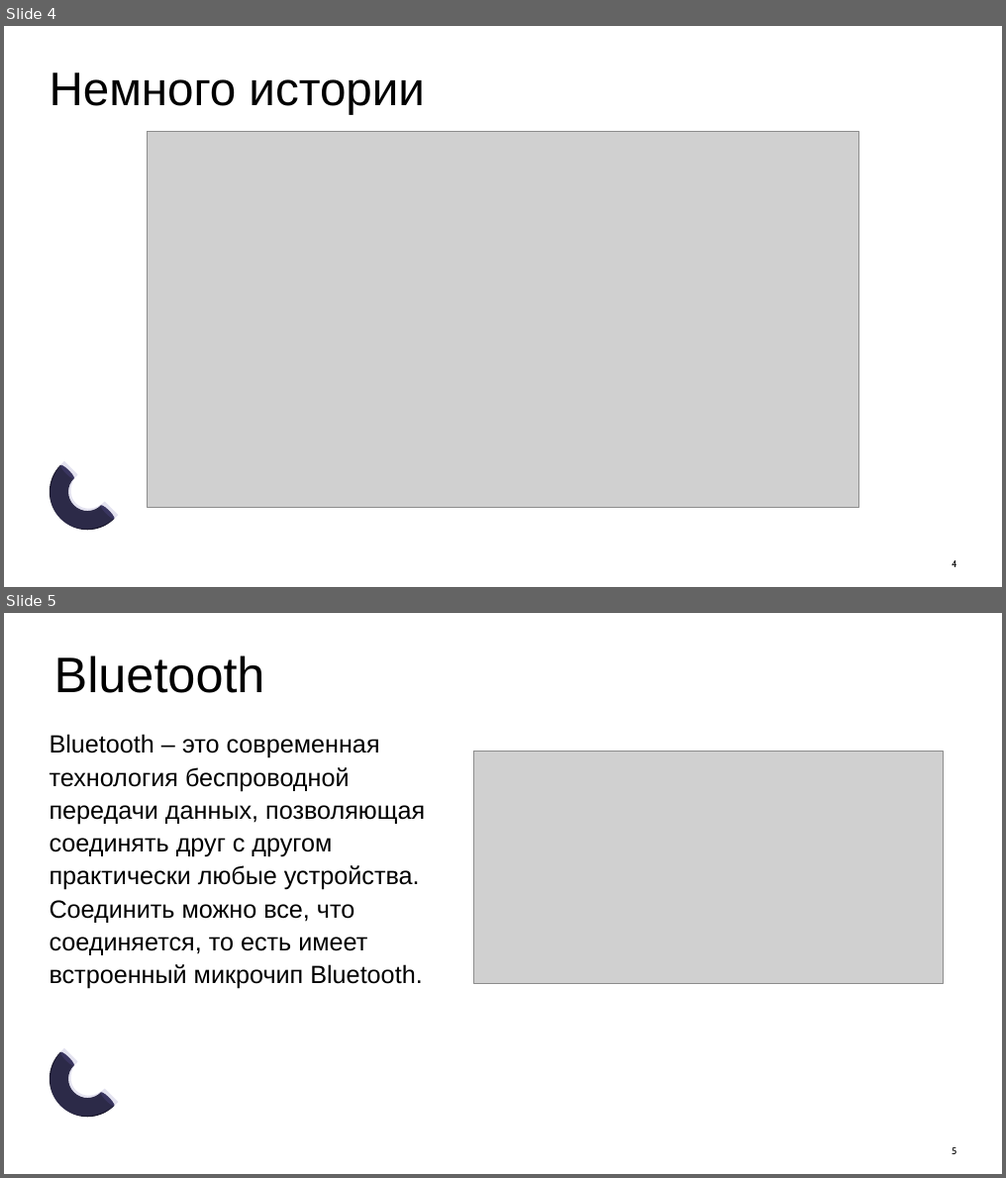
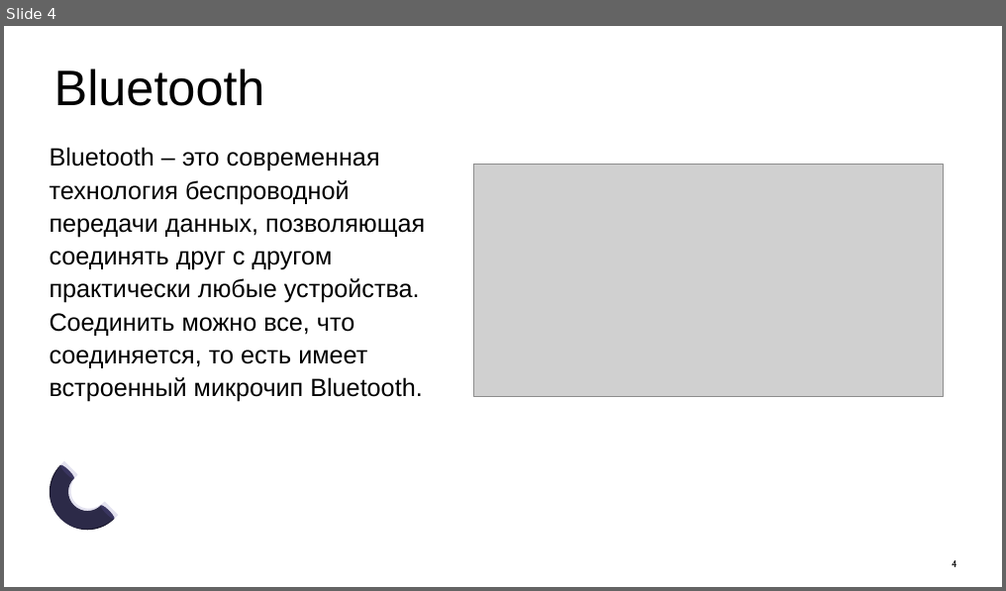
Before and after one commit to Ivanio1/itmo-3course, a slide deck: Семестр 5/АК/lab1/Атака «ручкой» или как KNOB-атака способна взломать Bluetooth и украсть ваши данные..pptx. Shown one above the other, each under a label of ours: slides 4 and 5 before the commit, slide 4 after it. The pictures are 1006x1178 and 1006x591 pixels, drawn with LibreOffice and Linux fonts; fonts in the diff are those of the drawing; grey boxes stand for pictures. Boxes give left, top, right and bottom in pixels: in the first picture for what was removed or moved away, otherwise in the second. Text is boxed around its words. In the diff, an @@ line names an element or a change of style, - is before the commit and + after.

```diff
--- a/Семестр 5/АК/lab1/Атака «ручкой» или как KNOB-атака способна взломать Bluetooth и украсть ваши данные..pptx
+++ b/Семестр 5/АК/lab1/Атака «ручкой» или как KNOB-атака способна взломать Bluetooth и украсть ваши данные..pptx
@@ slide 4 removed at [4, 26, 1002, 587], background #FFFFFF; not listed: 4 template elements that a slide beside it also shows @@
@@ title removed at [50, 73, 424, 114] @@
-Немного истории
@@ picture removed at [147, 132, 858, 508] @@
@@ page number removed at [951, 561, 956, 568] @@
-4
@@ what was slide 5 is now slide 4 @@
@@ page number at [951, 561, 956, 568]: text changed @@
-5
+4
```
Also in this commit, not shown: 2 other files.
